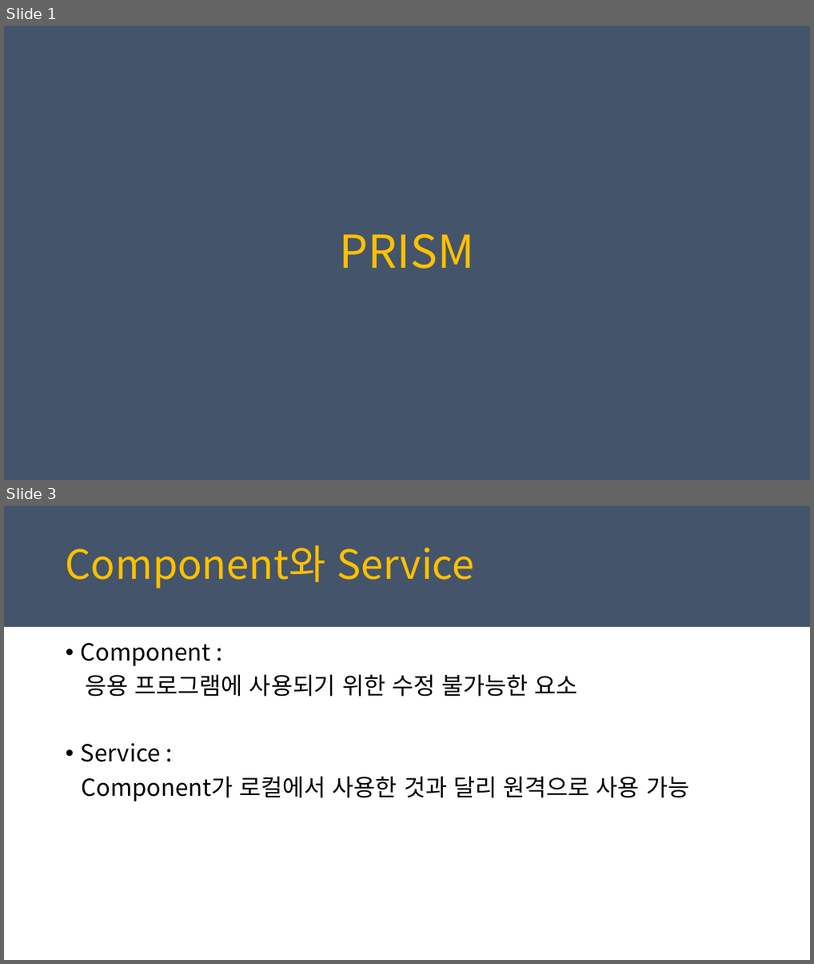
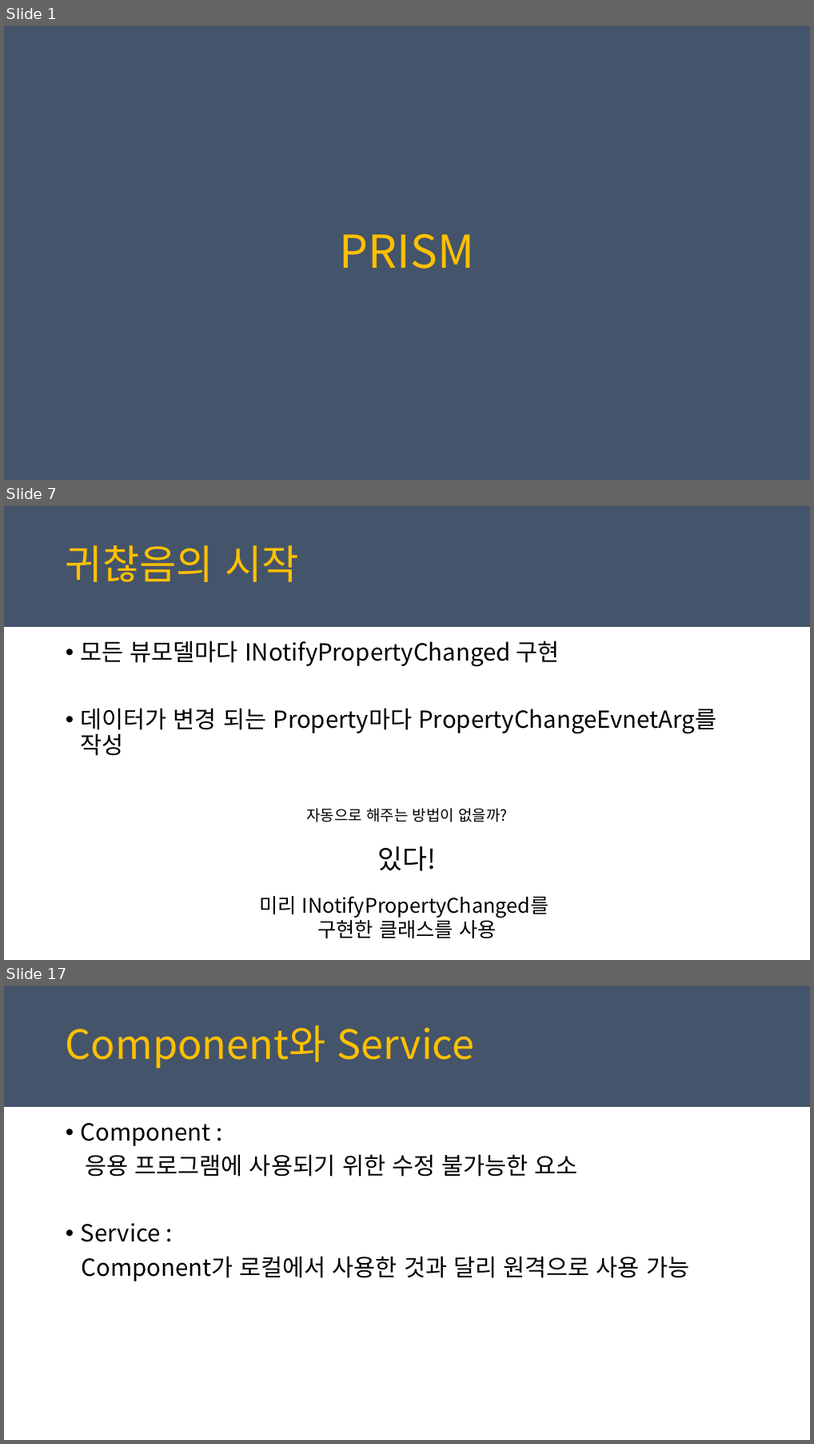
Before and after one commit to juniair/Summary-PPT, a slide deck: PRISM_최종.pptx. Shown one above the other, each under a label of ours: slides 1 and 3 before the commit, slides 1, 7 and 17 after it; the slides between them are not shown. The pictures are 814x964 and 814x1444 pixels, drawn with LibreOffice and Linux fonts; fonts in the diff are those of the drawing. Boxes give left, top, right and bottom in pixels: in the first picture for what was removed or moved away, otherwise in the second. Text is boxed around its words. In the diff, an @@ line names an element or a change of style, - is before the commit and + after.

```diff
--- a/PRISM_최종.pptx
+++ b/PRISM_최종.pptx
@@ slide 7 added at (4,506,810,960), background #FFFFFF; not listed: 1 template element that a slide beside it also shows @@
@@ text added at (66,545,299,582), 48 pt, text #FFC000 @@
+귀찮음의 시작
@@ text added at (81,640,717,756), 28 pt, text #000000 @@
+• 모든 뷰모델마다 INotifyPropertyChanged 구현
+• 데이터가 변경 되는 Property마다 PropertyChangeEvnetArg를 작성
@@ text added at (260,808,549,938), 24 pt, text #000000 @@
+자동으로 해주는 방법이 없을까?
+있다!
+미리 INotifyPropertyChanged를
+구현한 클래스를 사용
@@ what was slide 3 is now slide 17 @@
```
Also in this commit, not shown: 7 slides changed, 27 other slides added, 3 slides removed, 3 other files.
